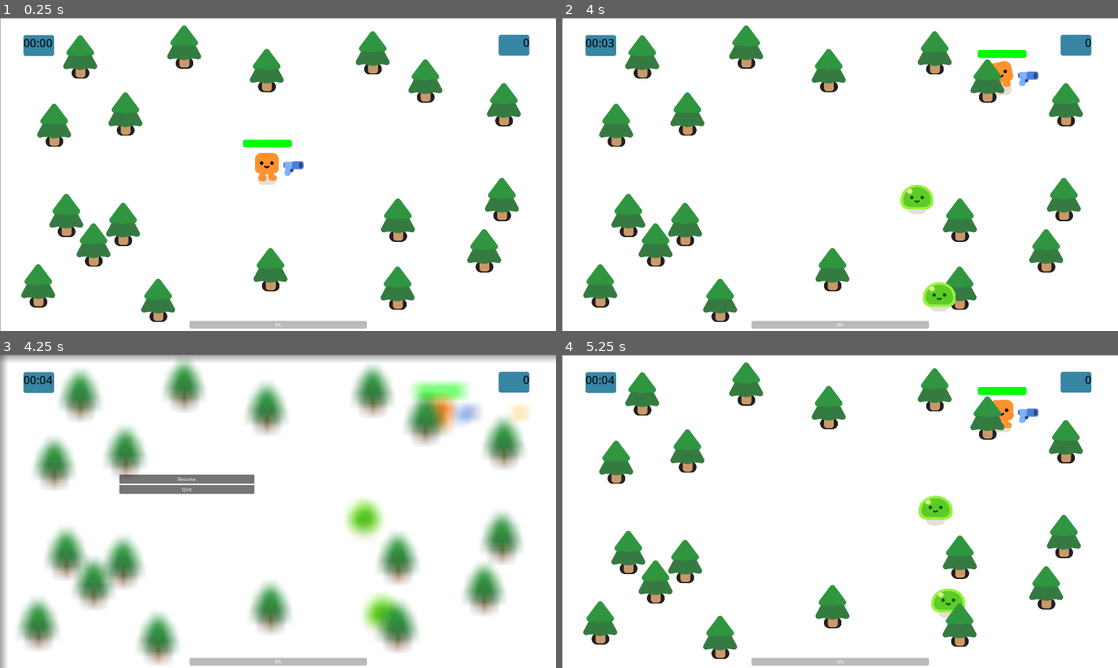
Above: before the commit, frames 1-4 (two rows, left to right).
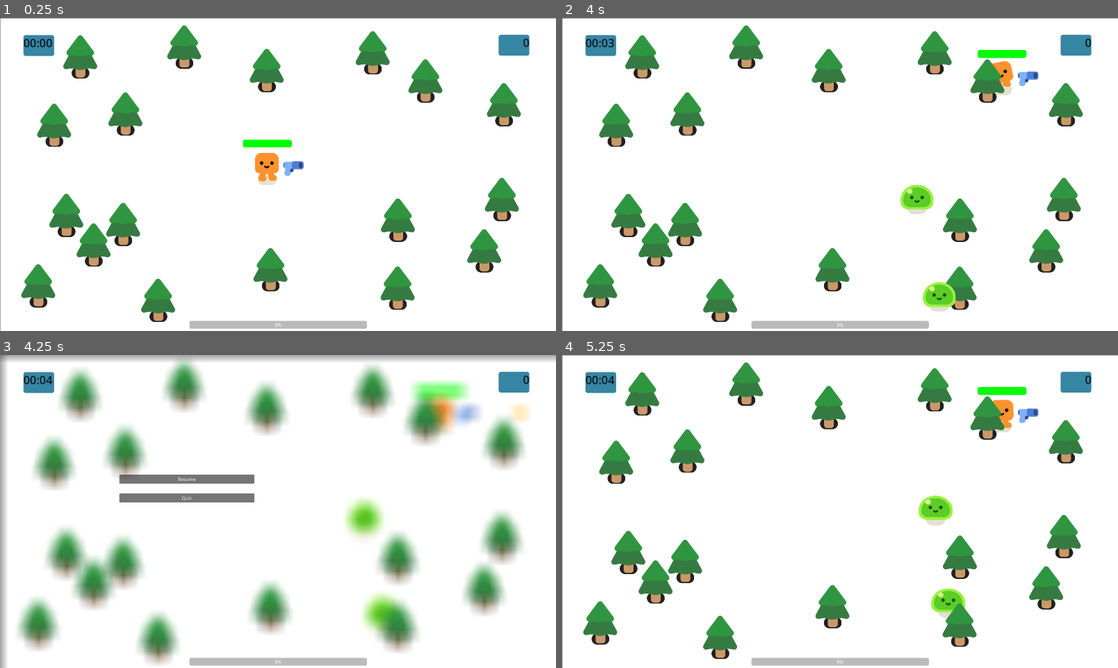
Above: after the commit, the same moments.

Repository: Masone1811/ui-week-6
Game: Godot game, scene res://Survivor Game.tscn
The game is run twice, just before and just after one commit, with the same random seed, the same clock (stepped at 60 frames per second) and the same inputs.
Inputs:
- Up to frame 1 (0.25 s): no input
- Up to frame 2 (4 s): hold D (move_right) 0.53-1.28 s; hold S (move_down) 1.28-2.03 s; hold D (move_right) 2.03-2.78 s; hold W (move_up) 2.78-3.53 s; hold A (move_left) from 3.53 s (still down)
- Up to frame 3 (4.25 s): keep holding A (move_left); tap Escape (pause) at 4.15 s
- Up to frame 4 (5.25 s): release A (move_left) at 5 s; click "Resume" at 5 s

Frames 1-2 are identical in both runs. In frame 3, 1.4% of the frame differs, in the area x 21-46%, y 41-48%; in frame 4, nothing differs.

Commit message:
Made resume and quit bigger

Diff:
--- a/pause_menu.tscn
+++ b/pause_menu.tscn
@@ -43,6 +43,7 @@
 
 [node name="VBoxContainer" type="VBoxContainer" parent="MarginContainer" unique_id=1790068216]
 layout_mode = 2
+theme_override_constants/separation = 34
 
 [node name="Resume" type="Button" parent="MarginContainer/VBoxContainer" unique_id=1970165926]
 layout_mode = 2
